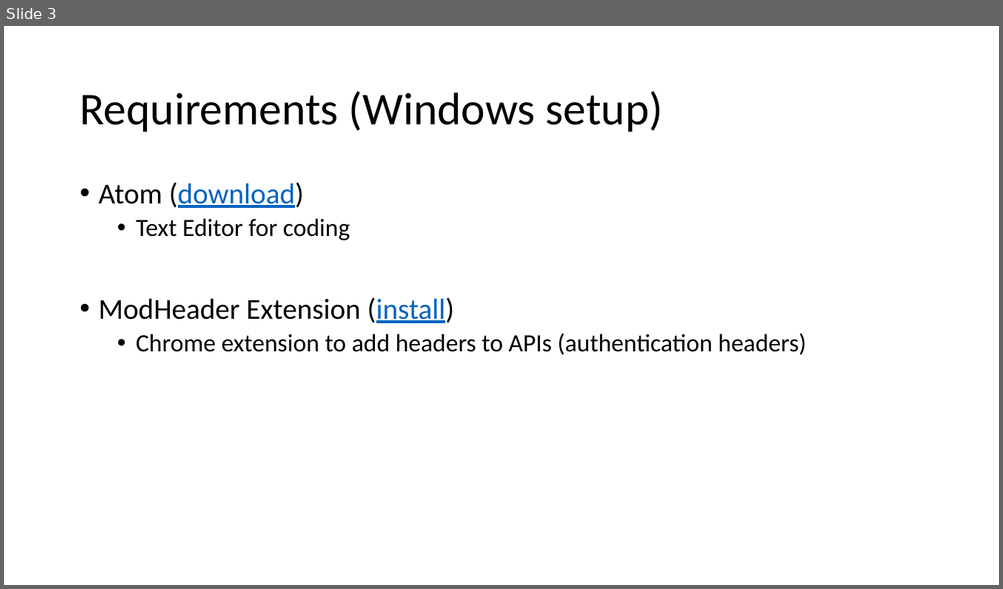
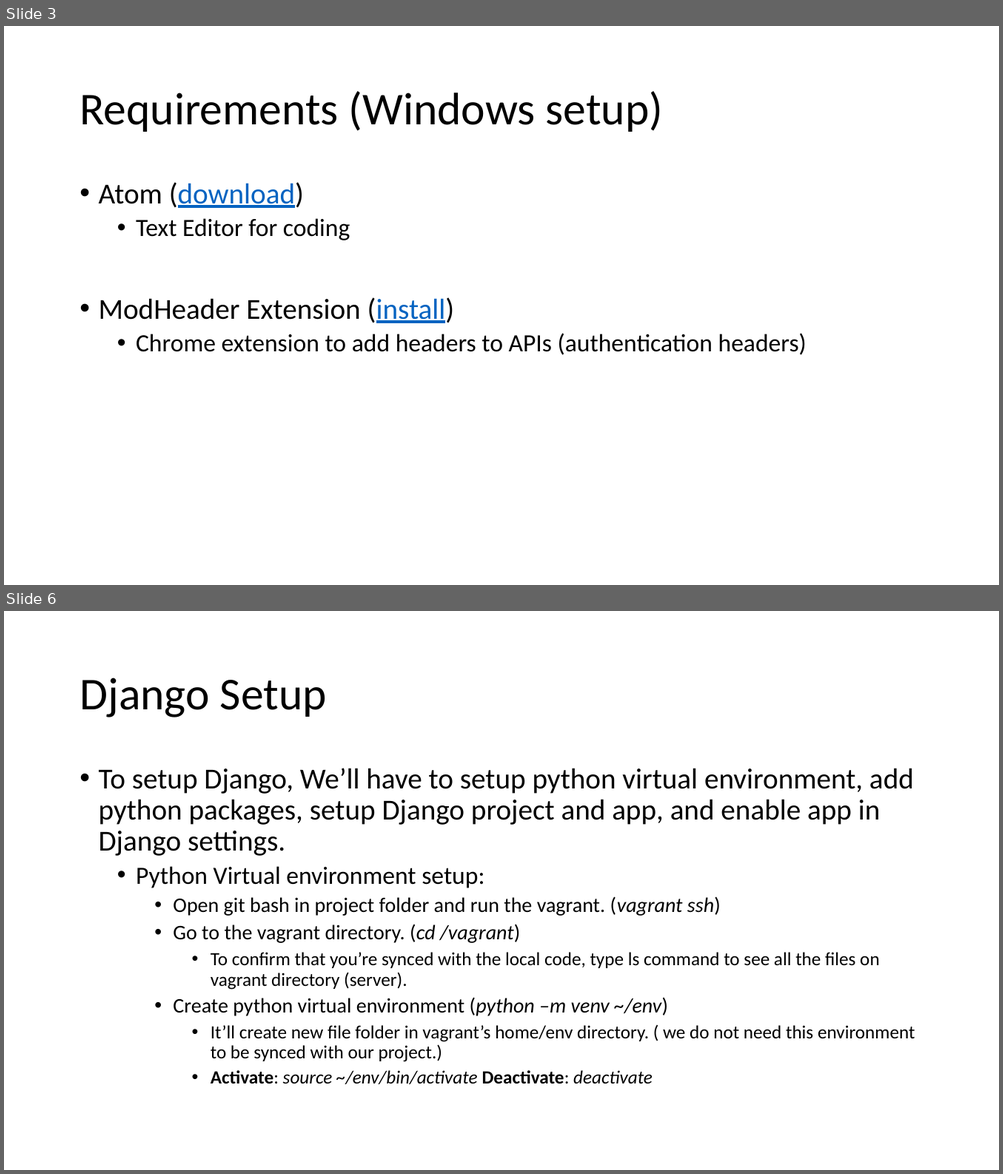
Before and after one commit to Smit24-git/profiles-rest-api, a slide deck: setup.pptx. Shown one above the other, each under a label of ours: slide 3 before the commit, slides 3 and 6 after it; the slides between them are not shown. The pictures are 1003x589 and 1003x1174 pixels, drawn with LibreOffice and Linux fonts; fonts in the diff are those of the drawing. Boxes give left, top, right and bottom in pixels: in the first picture for what was removed or moved away, otherwise in the second. Text is boxed around its words. In the diff, an @@ line names an element or a change of style, - is before the commit and + after.

Commit message:
Created Django Project and app

```diff
--- a/setup.pptx
+++ b/setup.pptx
@@ slide 6 added at [4, 611, 999, 1170], background #FFFFFF @@
@@ title added at [79, 678, 327, 718], 44 pt, text #000000 @@
+Django Setup
@@ text added at [99, 768, 914, 1085], 18 pt, text #000000 @@
+• To setup Django, We’ll have to setup python virtual environment, add python packages, setup Django project and app, and enable app in Django settings.
+  • Python Virtual environment setup:
+    • Open git bash in project folder and run the vagrant. (vagrant ssh)
+    • Go to the vagrant directory. (cd /vagrant)
+      • To confirm that you’re synced with the local code, type ls command to see all the files on vagrant directory (server).
+    • Create python virtual environment (python –m venv ~/env)
+      • It’ll create new file folder in vagrant’s home/env directory. ( we do not need this environment to be synced with our project.)
+      • Activate: source ~/env/bin/activate Deactivate: deactivate
```
Also in this commit, not shown: 1 slide changed, 5 other slides added, 14 other files.
